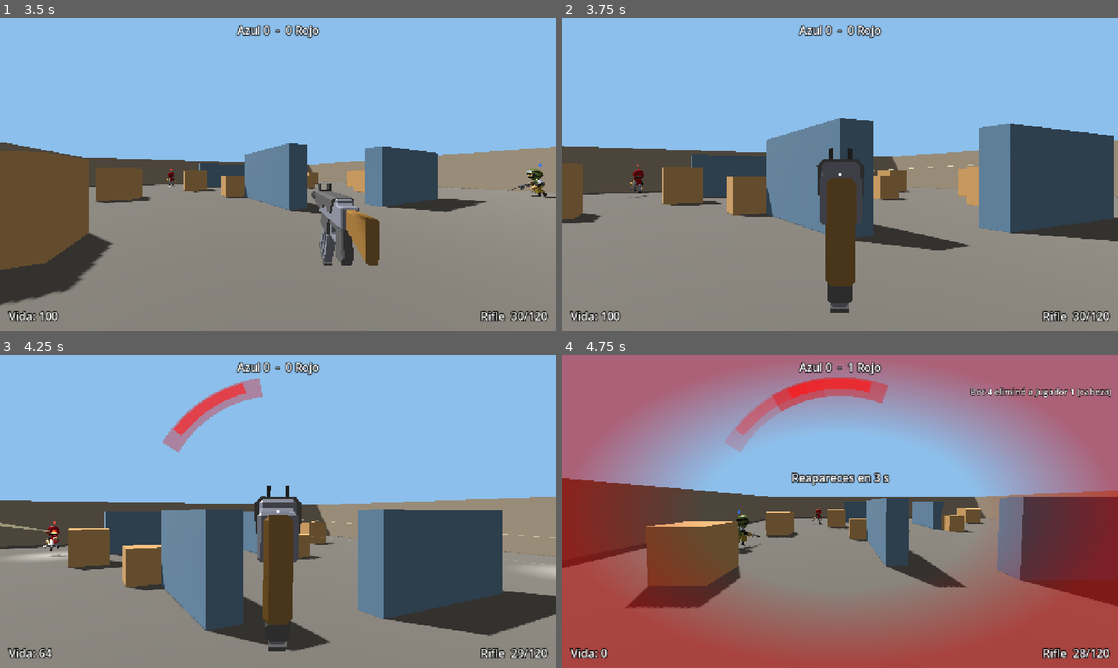
Above: before the commit, frames 1-4 (two rows, left to right).
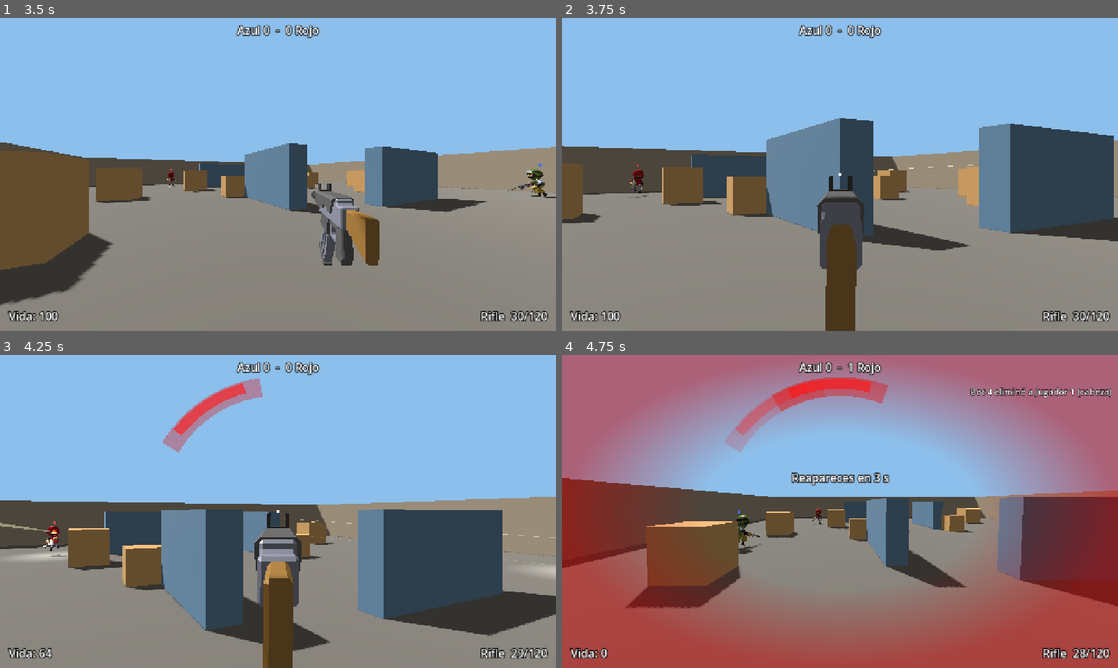
Above: after the commit, the same moments.

Repository: ItsApo/Short-fights
Game: Godot game, scene res://ui/main_menu.tscn
Two runs of this game, one before a commit and one after it. Both use one fixed random seed, a clock stepped at 60 frames per second and the inputs below.
Inputs (mouse positions are in pixels of both pictures, inside the frame that each line leads up to):
- Up to frame 1 (3.5 s): click (255, 293) at 0.52 s; type "12" at 0.6 s; click "Normal" at 1.25 s; click "Normal" at 2 s; click "Jugar solo" at 2.75 s
- Up to frame 2 (3.75 s): move the mouse to (962, 158) at 3.52 s; hold D (move_right) from 3.53 s (still down); hold Right mouse button (aim) from 3.53 s (still down)
- Up to frame 3 (4.25 s): keep holding D (move_right); keep holding Right mouse button (aim); tap Space (jump) at 3.77 s; click (400, 495) at 3.8 s
- Up to frame 4 (4.75 s): move the mouse to (812, 511) at 4.27 s; release D (move_right) at 4.28 s; release Right mouse button (aim) at 4.28 s; hold W (move_forward) from 4.28 s (still down); click (812, 511) at 4.35 s; tap Space (jump) at 4.52 s; right-click (812, 511) at 4.55 s

Frame 1 is identical in both runs. In frame 2, 2.6% of the frame differs, in the area x 45-55%, y 41-100%; in frame 3, 2.9%; in frame 4, nothing differs.

Commit message:
Icono de la app, miras alineadas al apuntar y lista de IPs limpia
- icon.png 1024 opaco como icono del proyecto y del preset iOS (el export iOS fallaba sin icono)
- ViewModel: al apuntar, el borde superior de cada arma (sus miras) queda bajo la retícula
- Menú host: solo IPs LAN reales (sin 169.254.*, adaptadores virtuales ni VirtualBox), Wi-Fi primero
- Hooks de prueba --test-aim y --primary=ID

Co-Authored-By: Claude Opus 5.5 <noreply@anthropic.com>

Diff:
--- a/autoload/game.gd
+++ b/autoload/game.gd
@@ -32,6 +32,7 @@
 		if a.begins_with("--map="): config.map = int(a.get_slice("=", 1))
 		elif a.begins_with("--bots="): config.bots = int(a.get_slice("=", 1))
 		elif a.begins_with("--difficulty="): config.difficulty = clampi(int(a.get_slice("=", 1)), 0, 2)
+		elif a.begins_with("--primary="): loadouts[1] = a.get_slice("=", 1)
 		elif a == "--ffa": config.mode = Mode.FFA; config.kill_limit = 10
 		elif a == "--host":
 			host()
--- a/fighter/fighter.gd
+++ b/fighter/fighter.gd
@@ -225,7 +225,7 @@
 		"reload": Input.is_action_just_pressed("reload"),
 		"slot": sl,
 		"next": Input.is_action_just_pressed("next_weapon"),
-		"aim": can_fire and Input.is_action_pressed("aim"),
+		"aim": (can_fire and Input.is_action_pressed("aim")) or "--test-aim" in OS.get_cmdline_user_args(),
 		"sprint": Input.is_action_pressed("sprint"),
 	}
 
--- a/fighter/view_model.gd
+++ b/fighter/view_model.gd
@@ -4,11 +4,13 @@
 ## so they are rotated -90 deg about Y; sized by longest dimension via TARGET_LENGTH.
 
 const HIP := Vector3(0.22, -0.22, -0.45)
-const ADS := Vector3(0.0, -0.12, -0.35)
+const ADS := Vector3(0.0, -0.12, -0.35)  # y is replaced per weapon by _ads_y (sights under the screen centre)
+const SIGHT_GAP := 0.003  # how far the weapon's top edge sits below the camera line while aiming
 const TARGET_LENGTH := {"rifle": 0.7, "shotgun": 0.8, "pistol": 0.3, "grenade": 0.13}
 
 var _holders: Dictionary = {}  # id -> Node3D holder
 var _muzzles: Dictionary = {}  # id -> Marker3D
+var _ads_y: Dictionary = {}  # id -> ADS height that puts the weapon's top (its sights) just under the crosshair
 var _id := ""
 var _bob_t := 0.0
 var _bob_amp := 0.0
@@ -36,7 +38,8 @@
 func update(delta: float, aim: float, move_speed: float, on_floor: bool) -> void:
 	delta = maxf(delta, 0.0001)
 	aim = clampf(aim, 0.0, 1.0)
-	var pos := HIP.lerp(ADS, aim)
+	var ads := Vector3(ADS.x, float(_ads_y.get(_id, ADS.y)), ADS.z)
+	var pos := HIP.lerp(ads, aim)
 	var rot := Vector3.ZERO
 
 	# bob (walk cycle), weaker while aiming
@@ -150,6 +153,7 @@
 	holder.add_child(mz)
 	_holders[id] = holder
 	_muzzles[id] = mz
+	_ads_y[id] = -bounds.end.y - SIGHT_GAP
 	holder.visible = false
 
 
--- a/project.godot
+++ b/project.godot
@@ -12,6 +12,7 @@
 
 config/name="Short Fights"
 run/main_scene="res://ui/main_menu.tscn"
+config/icon="res://icon.png"
 config/features=PackedStringArray("4.7", "Mobile")
 
 [autoload]
--- a/ui/main_menu.gd
+++ b/ui/main_menu.gd
@@ -255,9 +255,25 @@
 func _update_status() -> void:
 	if not _hosting:
 		return
-	var ips: Array[String] = []
-	for a in IP.get_local_addresses():
-		if ":" in a or a.begins_with("127."):
-			continue
-		ips.append(a)
-	_status.text = "Esperando jugador…  Jugadores: %d/%d\nIP: %s" % [Game.humans().size(), Game.MAX_HUMANS, ", ".join(ips)]
+	_status.text = "Esperando jugador…  Jugadores: %d/%d\nTu IP: %s" % [Game.humans().size(), Game.MAX_HUMANS, "\n".join(_lan_ips())]
+
+
+## Usable LAN IPv4s as "Adapter: ip". Drops loopback, link-local 169.254.* (adapter without network) and
+## virtual adapters (VMs, WSL, Docker) so only the real Wi-Fi/Ethernet address is shown.
+func _lan_ips() -> Array[String]:
+	var virtual := RegEx.create_from_string("(?i)virtualbox|vmware|vethernet|hyper-v|wsl|docker|loopback|bluetooth|npcap")
+	var real: Array[String] = []
+	var other: Array[String] = []
+	for iface in IP.get_local_interfaces():
+		var label: String = iface.get("friendly", iface.get("name", ""))
+		for a: String in iface.get("addresses", []):
+			if ":" in a or a.begins_with("127.") or a.begins_with("169.254."):
+				continue
+			# shortcut: 192.168.56.* is VirtualBox's default host-only net (Windows names it "Ethernet 2"); a real LAN on that subnet would be hidden
+			if virtual.search(label) or a.begins_with("192.168.56."):
+				other.append(a)
+			elif label.to_lower().contains("wi-fi") or label.to_lower().contains("wlan"):
+				real.push_front("%s: %s" % [label, a])
+			else:
+				real.append("%s: %s" % [label, a] if label != "" else a)
+	return real if not real.is_empty() else other
Not shown, changed: export_presets.cfg
Binary file added: icon.png
Not shown, added: icon.png.import
Not shown, changed: CLAUDE.md
